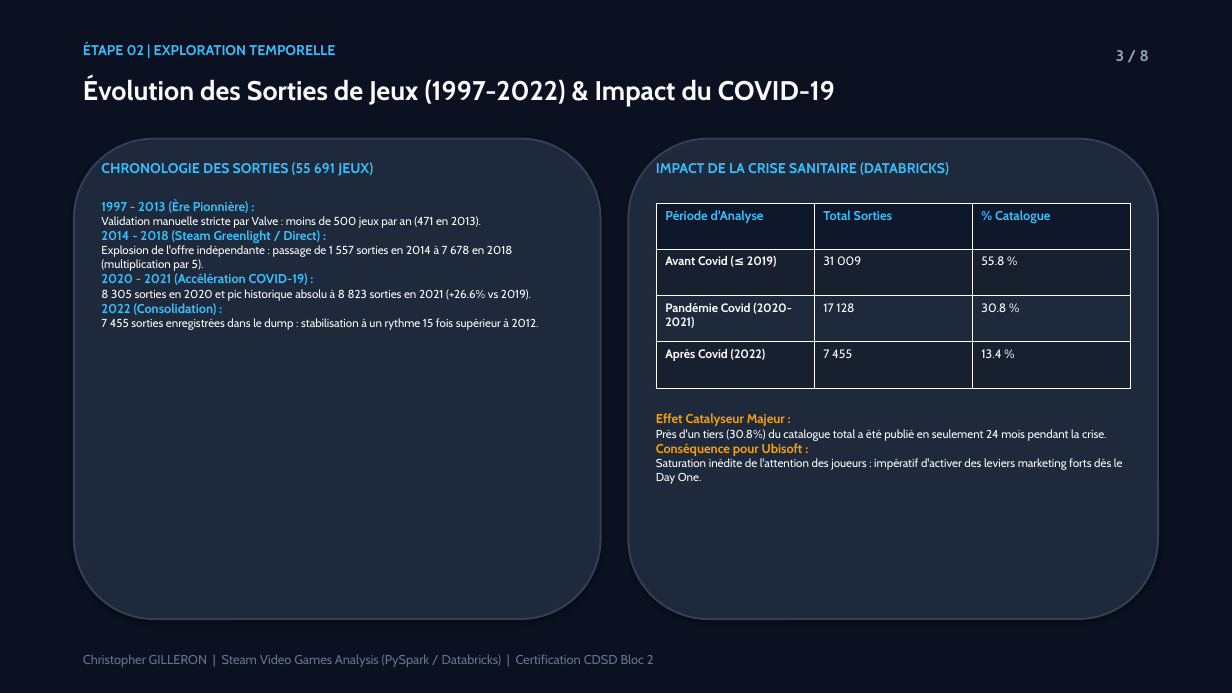
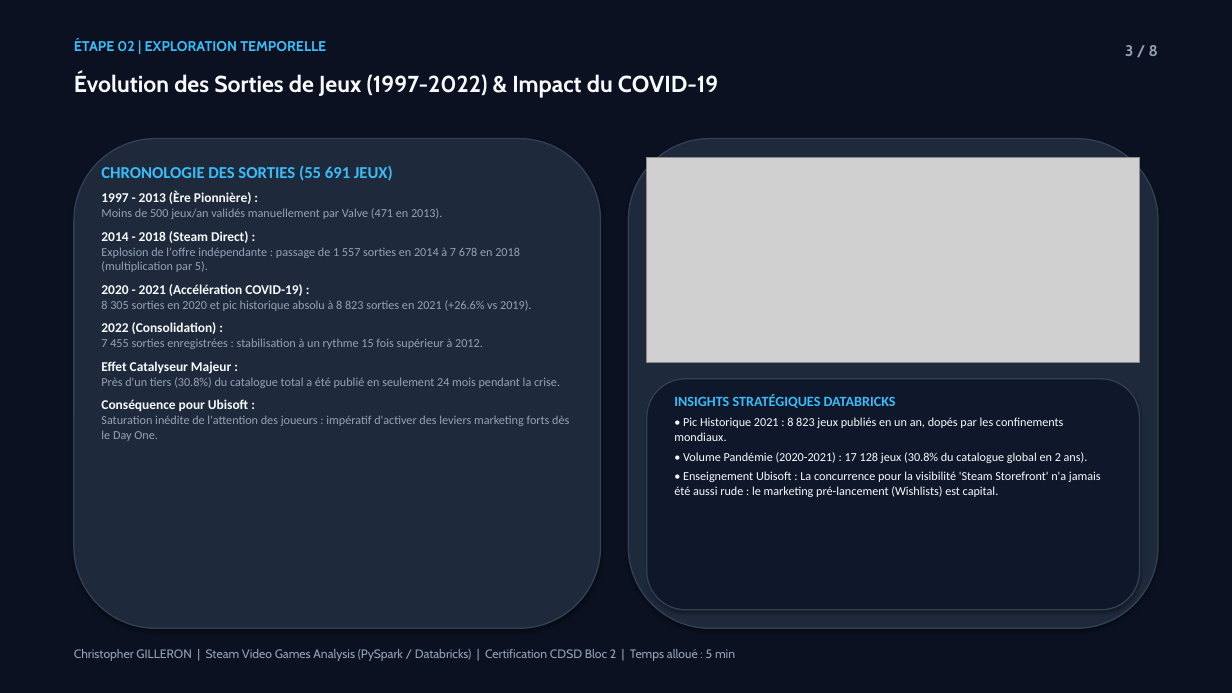
Before and after one commit to Elkristobal59/CERTIFICATION_CDSD, a slide deck: slide 3 of Bloc_2_Analyse_Exploratoire/Steam/Steam_presentation.pptx. Drawn at 1232x693 pixels with LibreOffice and Linux fonts; fonts in the diff are those of the drawing; grey boxes stand for pictures. Boxes give left, top, right and bottom in pixels: in the first picture for what was removed or moved away, otherwise in the second. Text is boxed around its words. In the diff, an @@ line names an element or a change of style, - is before the commit and + after.

Commit message:
feat(certif): integration des visuels des notebooks dans les pptx Steam, Walmart et North Face (8 slides)

```diff
--- a/Bloc_2_Analyse_Exploratoire/Steam/Steam_presentation.pptx
+++ b/Bloc_2_Analyse_Exploratoire/Steam/Steam_presentation.pptx
@@ text "ÉTAPE 02 | EXPLORATION TEMPORELLE" moved from (x1=83, y1=43, x2=335, y2=55) to (x1=74, y1=38, x2=326, y2=51) @@
@@ text "3 / 8" moved from (x1=1116, y1=50, x2=1149, y2=61) to (x1=1125, y1=45, x2=1158, y2=56) @@
@@ text "Évolution des Sorties de Jeux ..." at (x1=74, y1=72, x2=718, y2=98): size 21 to 18 pt @@
@@ rounded rectangle resized from (x1=74, y1=139, x2=601, y2=619) to (x1=74, y1=139, x2=601, y2=628) @@
@@ rounded rectangle at (x1=74, y1=139, x2=601, y2=628): outline #334155 1.5 pt to #334155 1 pt @@
@@ rounded rectangle at (x1=628, y1=139, x2=1158, y2=628): outline #334155 1.5 pt to #334155 1 pt @@
@@ rounded rectangle resized from (x1=628, y1=139, x2=1158, y2=619) to (x1=628, y1=139, x2=1158, y2=628) @@
@@ text "CHRONOLOGIE DES SORTIES (55 691 ..." moved from (x1=101, y1=200, x2=539, y2=330) to (x1=101, y1=166, x2=569, y2=441) @@
@@ text at (x1=101, y1=166, x2=393, y2=181): paragraph added @@
+CHRONOLOGIE DES SORTIES (55 691 JEUX)
@@ text removed at (x1=101, y1=162, x2=373, y2=176) @@
-CHRONOLOGIE DES SORTIES (55 691 JEUX)
@@ picture added at (x1=647, y1=157, x2=1140, y2=362) @@
@@ text removed at (x1=656, y1=162, x2=949, y2=175) @@
-IMPACT DE LA CRISE SANITAIRE (DATABRICKS)
@@ text at (x1=101, y1=208, x2=442, y2=243): text changed; size 9 to 9.5 pt; font Cabin to Calibri; text colour #F8FAFC to #94A3B8 @@
-Validation manuelle stricte par Valve : moins de 500 jeux par an (471 en 2013).
-2014 - 2018 (Steam Greenlight / Direct) :
+Moins de 500 jeux/an validés manuellement par Valve (471 en 2013).
+2014 - 2018 (Steam Direct) :
@@ text at (x1=101, y1=191, x2=531, y2=334): size 10 to 10.5 pt, text colour #38BDF8 to #F8FAFC in "1997 - 2013 (Ère Pionnière) :", "2020 - 2021 (Accélération COVID-19) :", "2022 (Consolidation) :"; font Cabin to Calibri in "1997 - 2013 (Ère Pionnière) :", "Explosion de l'offre indépendante : passage de ...", "2020 - 2021 (Accélération COVID-19) :", "8 305 sorties en 2020 et pic ..." and 1 more places; size 9 to 9.5 pt, text colour #F8FAFC to #94A3B8 in "Explosion de l'offre indépendante : passage de ...", "8 305 sorties en 2020 et pic ..."; more space between paragraphs @@
@@ table removed at (x1=656, y1=203, x2=1130, y2=388), 4 rows, 3 columns @@
-Période d'Analyse | Total Sorties | % Catalogue
-Avant Covid (≤ 2019) | 31 009 | 55.8 %
-Pandémie Covid (2020-2021) | 17 128 | 30.8 %
-Après Covid (2022) | 7 455 | 13.4 %
@@ text at (x1=101, y1=338, x2=569, y2=441): text changed; size 9 to 9.5 pt; font Cabin to Calibri; text colour #F8FAFC to #94A3B8 @@
-7 455 sorties enregistrées dans le dump : stabilisation à un rythme 15 fois supérieur à 2012.
+7 455 sorties enregistrées : stabilisation à un rythme 15 fois supérieur à 2012.
+Effet Catalyseur Majeur :
+Près d'un tiers (30.8%) du catalogue total a été publié en seulement 24 mois pendant la crise.
+Conséquence pour Ubisoft :
+Saturation inédite de l'attention des joueurs : impératif d'activer des leviers marketing forts dès le Day One.
@@ rounded rectangle added at (x1=647, y1=379, x2=1140, y2=610), fill #0F172A, outline #334155 1 pt @@
@@ text removed at (x1=656, y1=413, x2=1123, y2=484) @@
-Effet Catalyseur Majeur :
-Près d'un tiers (30.8%) du catalogue total a été publié en seulement 24 mois pendant la crise.
-Conséquence pour Ubisoft :
-Saturation inédite de l'attention des joueurs : impératif d'activer des leviers marketing forts dès le Day One.
@@ text added at (x1=674, y1=394, x2=1101, y2=497), 9.5 pt, text #F8FAFC @@
+INSIGHTS STRATÉGIQUES DATABRICKS
+• Pic Historique 2021 : 8 823 jeux publiés en un an, dopés par les confinements mondiaux.
+• Volume Pandémie (2020-2021) : 17 128 jeux (30.8% du catalogue global en 2 ans).
+• Enseignement Ubisoft : La concurrence pour la visibilité 'Steam Storefront' n'a jamais été aussi rude : le marketing pré-lancement (Wishlists) est capital.
@@ text at (x1=74, y1=649, x2=735, y2=661): text changed; size 10 to 9.5 pt; text colour #64748B to #94A3B8 @@
-Christopher GILLERON | Steam Video Games Analysis (PySpark / Databricks) | Certification CDSD Bloc 2
+Christopher GILLERON | Steam Video Games Analysis (PySpark / Databricks) | Certification CDSD Bloc 2 | Temps alloué : 5 min
```
Also in this commit, not shown: 7 other slides changed, 5 other files.
